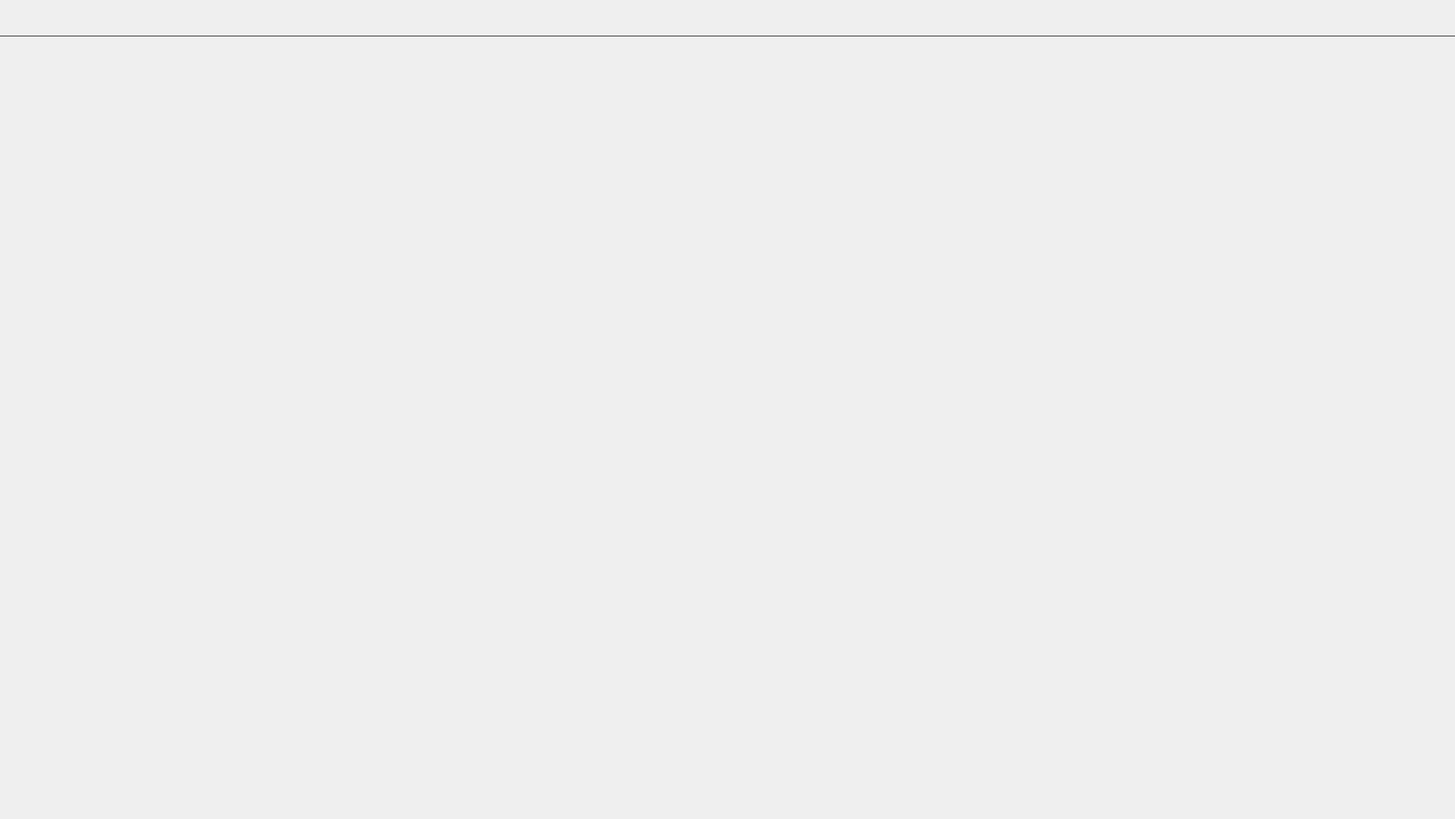
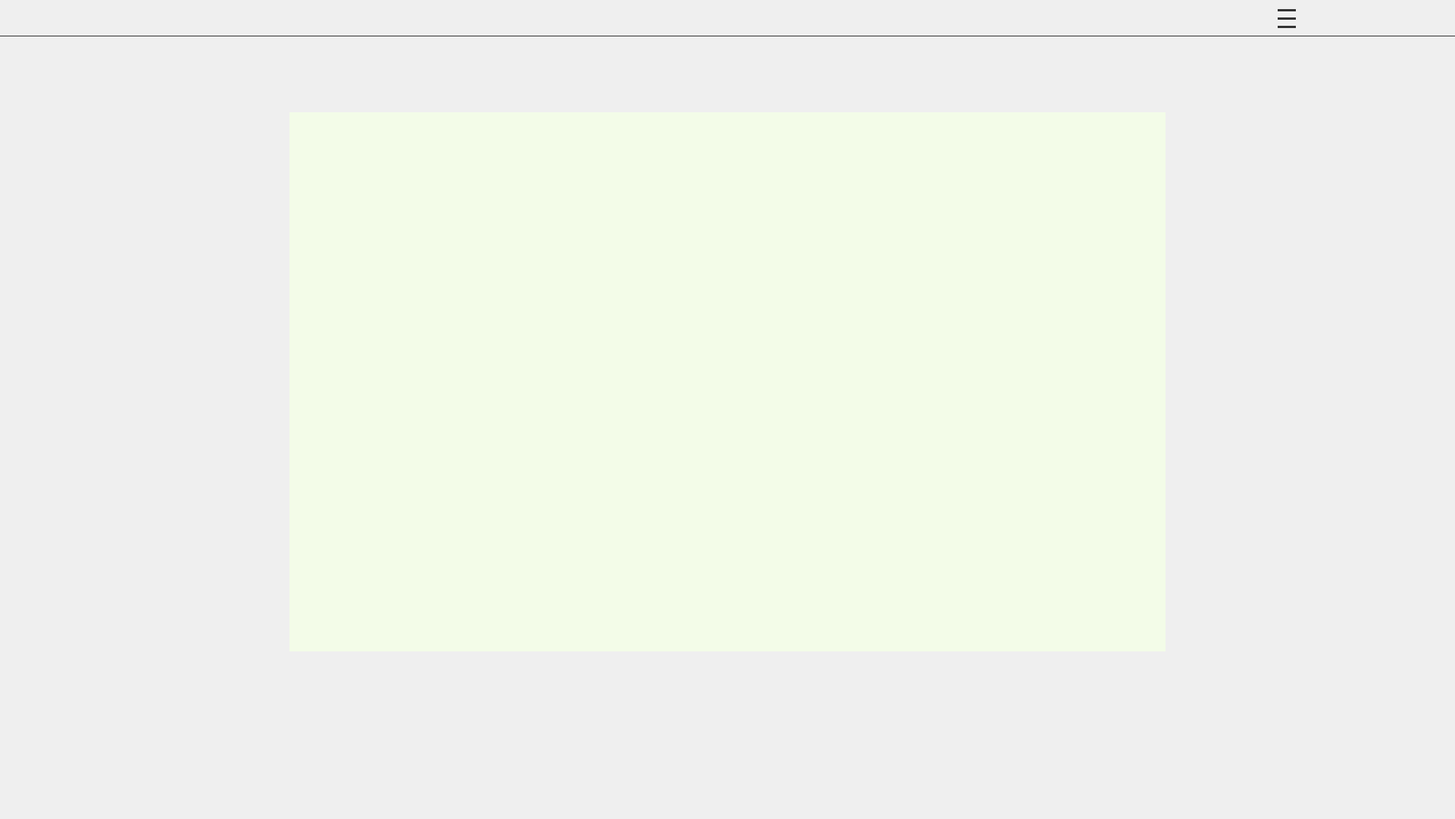
Revision of a layered 1455px x 819px image; what changed, layer by layer:
added group "nav" with 4 layers above "Vorm 1" over <box>289,9,1297,652</box>
added layer "Rechthoek 1" in group "nav" over <box>289,112,1166,652</box>
added layer "Vorm 1 kopiëren 3" in group "nav" over <box>1277,25,1297,29</box>
added layer "Vorm 1 kopiëren 2" in group "nav" over <box>1277,17,1297,20</box>
added layer "Vorm 1 kopiëren" in group "nav" over <box>1277,9,1297,12</box>
